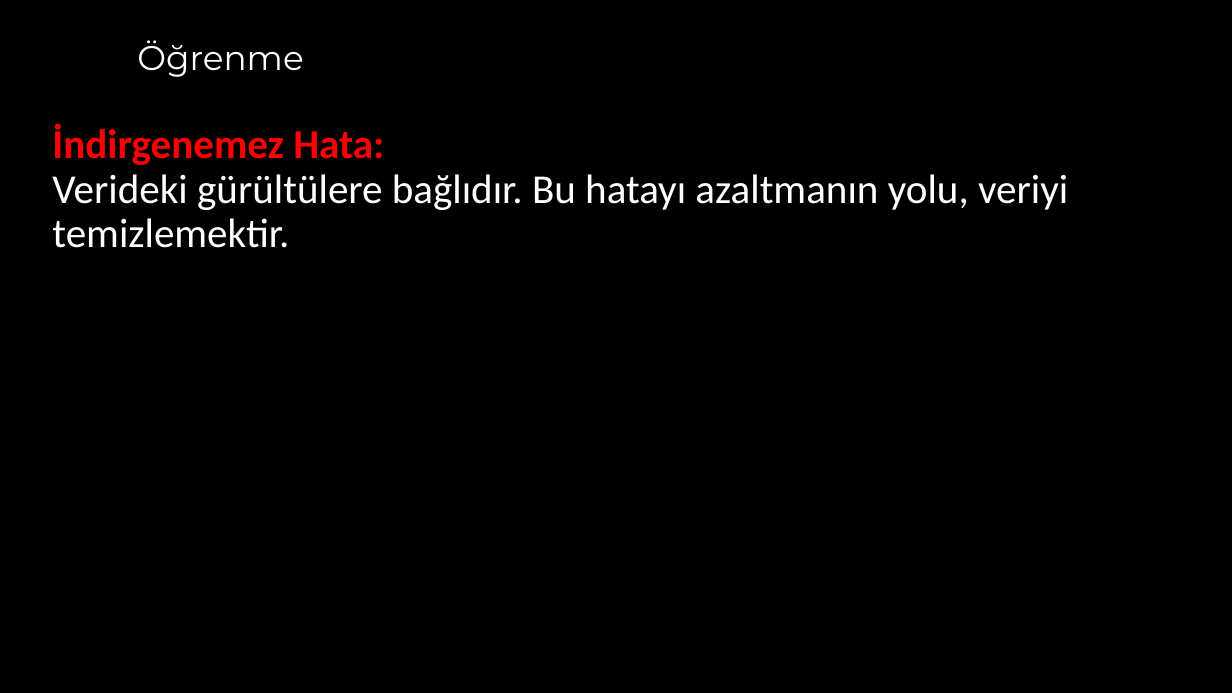
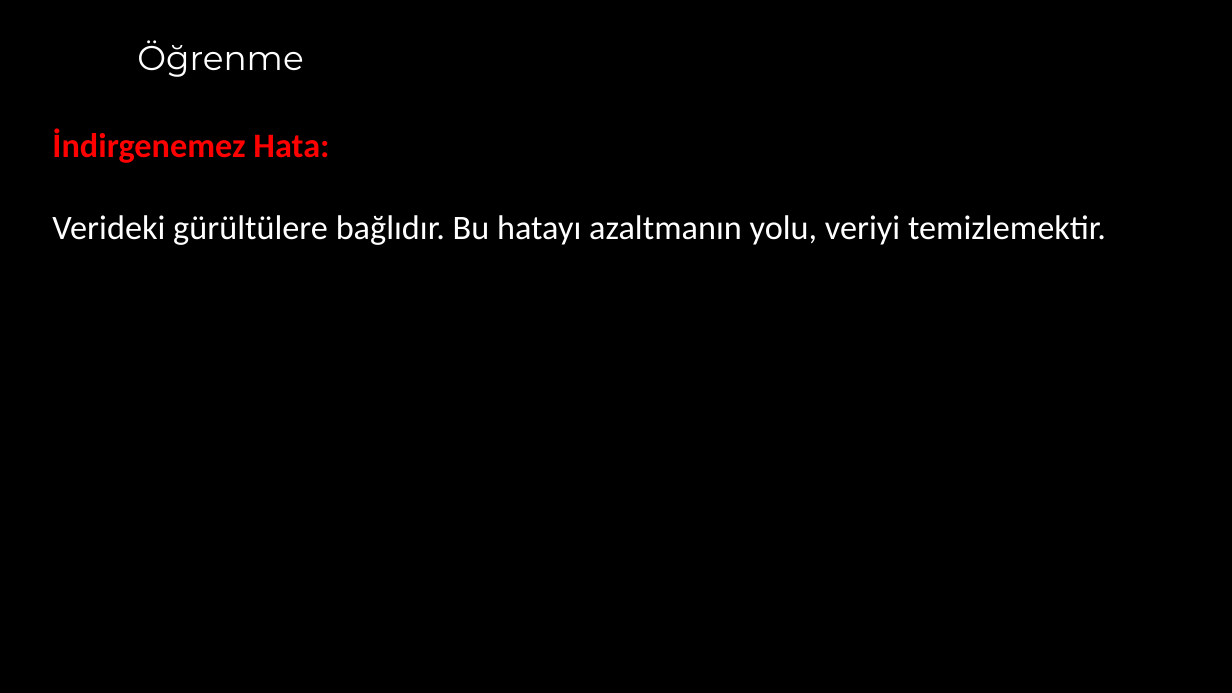
Before and after one commit to akaraci/Makine-Ogrenmesi, a slide deck: slide 27 of Sunular/MÖT-Hafta-4 - Underfitting_and_Overfitting.pptx (slide 26 before the commit). Drawn at 1232x693 pixels with LibreOffice and Linux fonts; fonts in the diff are those of the drawing. Boxes give left, top, right and bottom in pixels: in the first picture for what was removed or moved away, otherwise in the second. Text is boxed around its words. In the diff, an @@ line names an element or a change of style, - is before the commit and + after.

```diff
--- a/Sunular/MÖT-Hafta-4 - Underfitting_and_Overfitting.pptx
+++ b/Sunular/MÖT-Hafta-4 - Underfitting_and_Overfitting.pptx
@@ text "İndirgenemez Hata:" at (x1=52, y1=129, x2=1106, y2=245): size 24 to 20 pt; line spacing 0.9 to 1 @@
```
Also in this commit, not shown: 9 other slides changed, 1 slide added, 1 slide removed.
